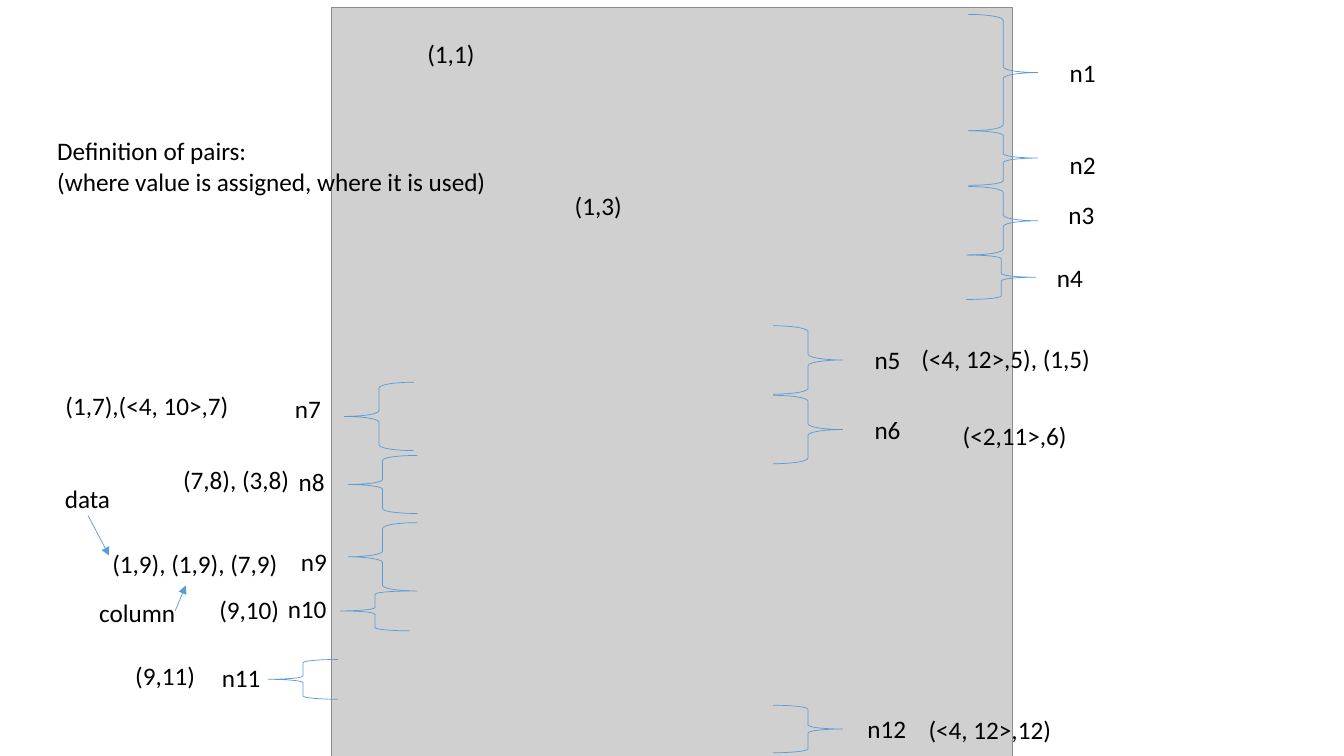
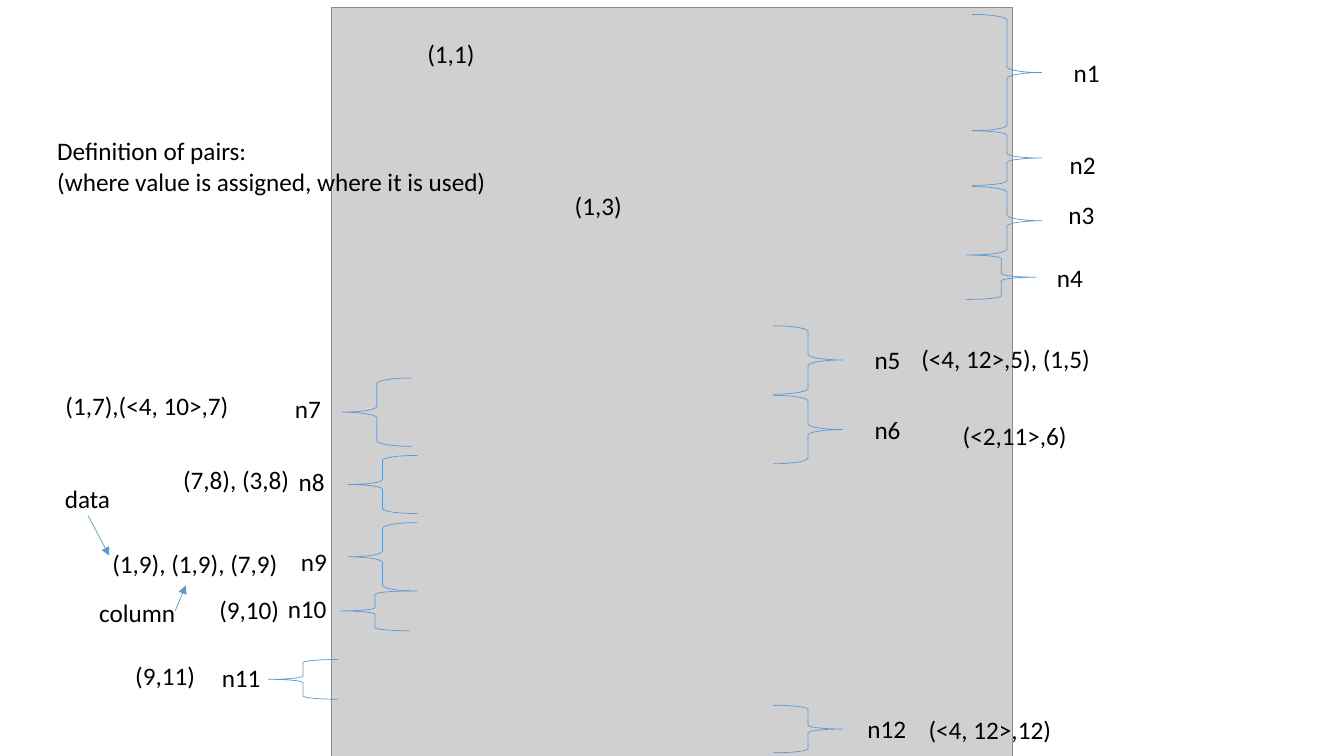
Before and after one commit to meng-ucalgary/seng-637-assignment-3, a slide deck: slide 3 of drafts/du pairs calcTotalColumns.pptx. Drawn at 1344x756 pixels with LibreOffice and Linux fonts; fonts in the diff are those of the drawing; grey boxes stand for pictures. Boxes give left, top, right and bottom in pixels: in the first picture for what was removed or moved away, otherwise in the second. Text is boxed around its words. In the diff, an @@ line names an element or a change of style, - is before the commit and + after.

```diff
--- a/drafts/du pairs calcTotalColumns.pptx
+++ b/drafts/du pairs calcTotalColumns.pptx
@@ 3 right braces, 1 text: place and size @@
-3 right braces, 1 text at box(969, 14, 1096, 255)
+3 right braces, 1 text at box(973, 14, 1100, 255)
@@ right brace: place and size @@
-right brace at box(345, 382, 414, 451)
+right brace at box(342, 378, 411, 447)
```
Also in this commit, not shown: 1 slide added, 1 other file.
